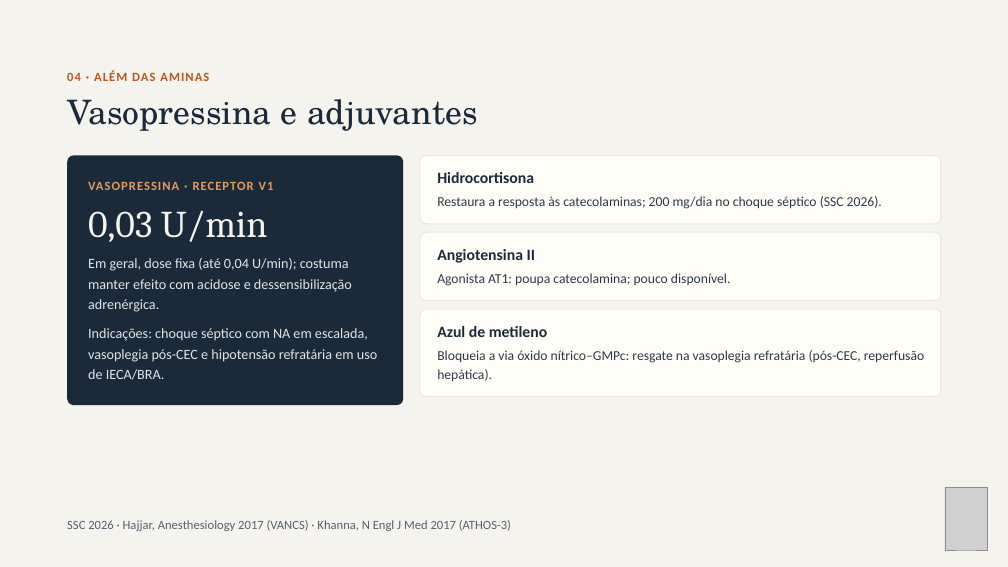
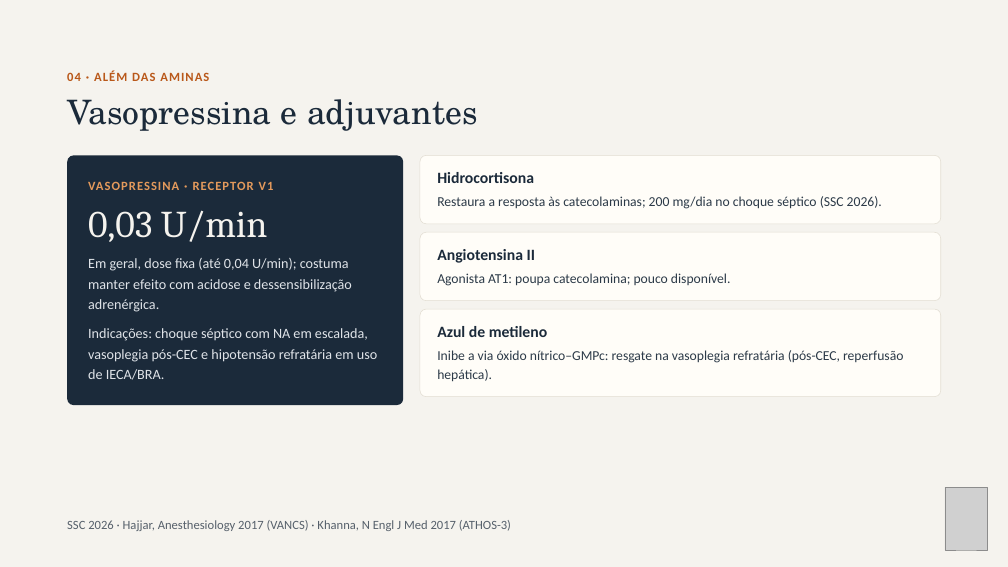
Before and after one commit to brunomoraesdubois-bit/Bruno, a slide deck: slide 14 of apresentacao/Aminas_Vasoativas.pptx. Drawn at 1008x567 pixels with LibreOffice and Linux fonts; fonts in the diff are those of the drawing; grey boxes stand for pictures. Boxes give left, top, right and bottom in pixels: in the first picture for what was removed or moved away, otherwise in the second. Text is boxed around its words. In the diff, an @@ line names an element or a change of style, - is before the commit and + after.

```diff
--- a/apresentacao/Aminas_Vasoativas.pptx
+++ b/apresentacao/Aminas_Vasoativas.pptx
@@ text at (437, 350, 903, 382): text changed @@
-Bloqueia a via óxido nítrico–GMPc: resgate na vasoplegia refratária (pós-CEC, reperfusão hepática).
+Inibe a via óxido nítrico–GMPc: resgate na vasoplegia refratária (pós-CEC, reperfusão hepática).
```
Also in this commit, not shown: 22 other slides changed, 44 other files.
